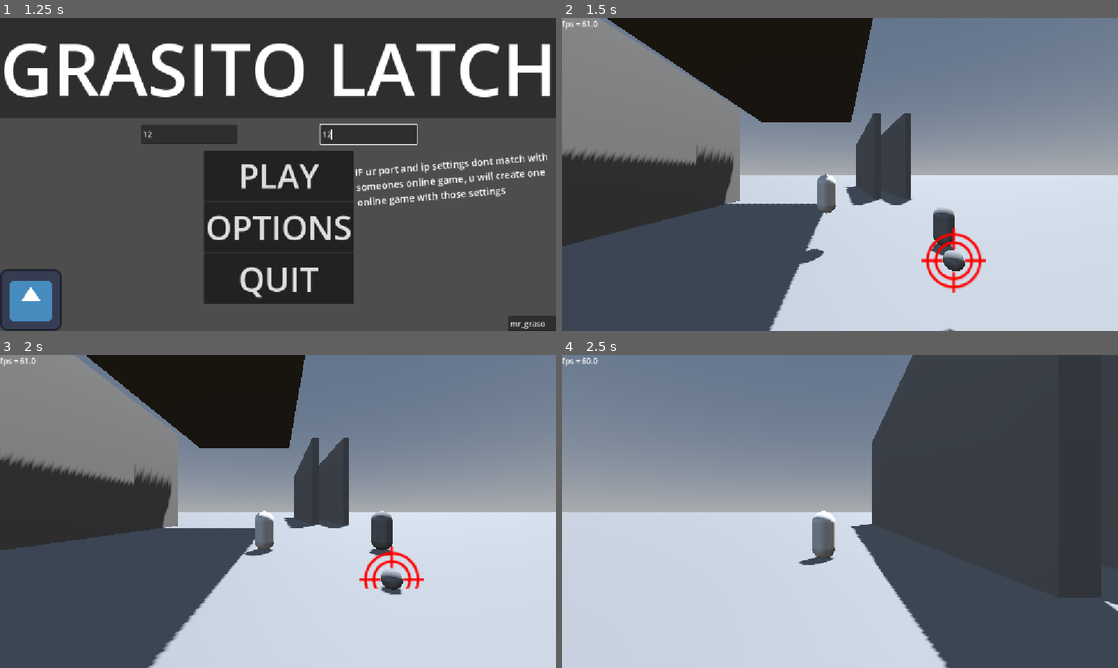
Above: before the commit, frames 1-4 (two rows, left to right).
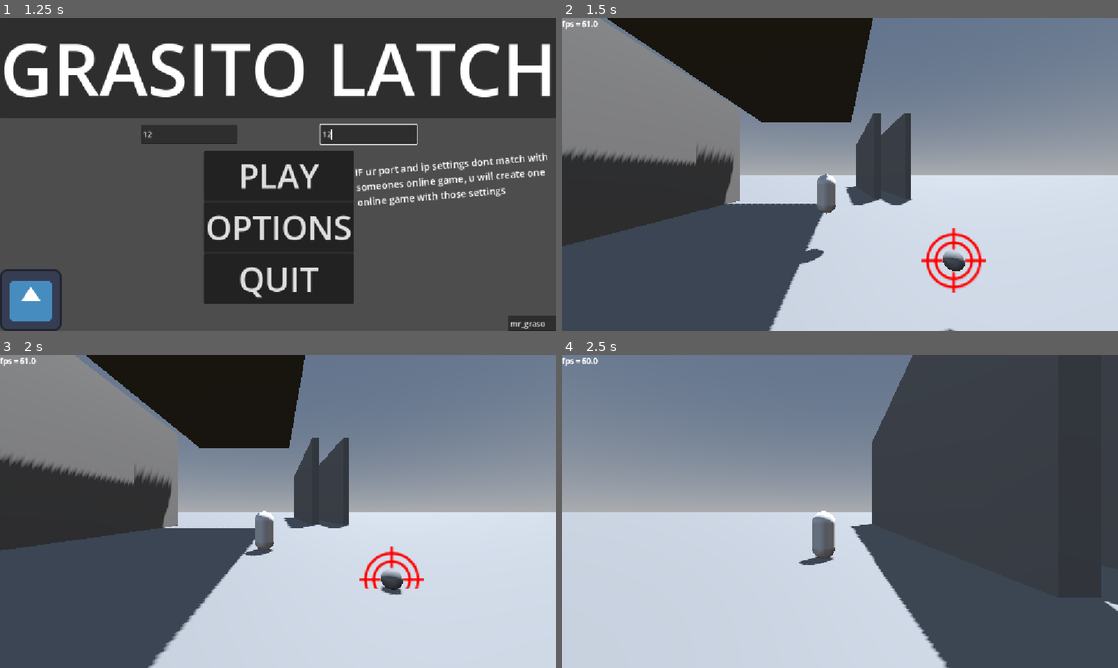
Above: after the commit, the same moments.

Repository: mrgarso/azure-latch
Game: Godot game, scene res://scenes/main_menu.tscn
Two runs of this game, one before a commit and one after it. Both use one fixed random seed, a clock stepped at 60 frames per second and the inputs below. The engine's default icon, where the game draws it, is replaced by a stand-in: a white triangle on a blue panel in a dark square.
Inputs (mouse positions are in pixels of both pictures, inside the frame that each line leads up to):
- Up to frame 1 (1.25 s): click (189, 133) at 0.52 s; type "12" at 0.6 s; click (366, 133) at 0.75 s; type "12" at 0.83 s
- Up to frame 2 (1.5 s): click "PLAY" at 1.25 s
- Up to frame 3 (2 s): no input
- Up to frame 4 (2.5 s): tap Enter at 2 s; move the mouse to (962, 495) at 2.02 s; tap 1 (1) at 2.1 s; tap A (a) at 2.3 s

Frame 1 is identical in both runs. In frame 2, 0.5% of the frame differs, in the area x 0-71%, y 0-76%; in frame 3, 0.5%, in the area x 0-71%, y 0-65%; in frame 4, less than 0.1%.

Commit message:
implementacion dummy y diferencia de controles muy cavernicola

Diff:
--- a/scenes/map.tscn
+++ b/scenes/map.tscn
@@ -2,6 +2,7 @@
 
 [ext_resource type="Script" uid="uid://ccpf84d3amc5" path="res://scripts/map.gd" id="1_paxxb"]
 [ext_resource type="PackedScene" uid="uid://digb62ssmrr0e" path="res://scenes/ball.tscn" id="2_paxxb"]
+[ext_resource type="PackedScene" uid="uid://cqi7fxayfxs8i" path="res://scenes/player.tscn" id="3_gldc4"]
 
 [sub_resource type="ProceduralSkyMaterial" id="ProceduralSkyMaterial_4xfga"]
 sky_horizon_color = Color(0.66224277, 0.6717428, 0.6867428, 1)
@@ -25,8 +26,6 @@
 
 [sub_resource type="BoxShape3D" id="BoxShape3D_paxxb"]
 size = Vector3(1, 13.311829, 33.120728)
-
-[sub_resource type="CapsuleMesh" id="CapsuleMesh_g4v7s"]
 
 [node name="map" type="Node3D" unique_id=1095926456]
 script = ExtResource("1_paxxb")
@@ -88,9 +87,9 @@
 transform = Transform3D(-4.371139e-08, 1, 0, -0.93336844, -4.079883e-08, 0.35891968, 0.35891968, 1.5688878e-08, 0.93336844, -6.9419518, 5.072592, 26.205755)
 shape = SubResource("BoxShape3D_paxxb")
 
-[node name="MeshInstance3D" type="MeshInstance3D" parent="." unique_id=1356407303]
-transform = Transform3D(1, 0, 0, 0, 1, 0, 0, 0, 1, 6, 1, 0)
-mesh = SubResource("CapsuleMesh_g4v7s")
-
 [node name="ball" parent="." unique_id=1393979680 instance=ExtResource("2_paxxb")]
 transform = Transform3D(1, 0, 0, 0, 1, 0, 0, 0, 1, 3.5898635, 1.8970218, 5.237695)
+
+[node name="player" parent="." unique_id=1029011470 instance=ExtResource("3_gldc4")]
+transform = Transform3D(1, 0, 0, 0, 1, 0, 0, 0, 1, 19.626486, 3.0537367, 0)
+mode = "dummy"
--- a/scripts/camera_3d.gd
+++ b/scripts/camera_3d.gd
@@ -13,15 +13,18 @@
 	if fov_changers:
 		pass
 	if Input.is_action_just_pressed("shift"):
+		if player.mode != "player": return
 		if Input.mouse_mode == Input.MOUSE_MODE_CAPTURED:
 			Input.mouse_mode = Input.MOUSE_MODE_VISIBLE
 		else:
 			Input.mouse_mode = Input.MOUSE_MODE_CAPTURED
 
 func _ready() -> void:
+	current = (player.mode == "player")
 	spring_arm_3d.spring_length = initial_spring_distance
 
 func invert_shift_lock():
+	if player.mode != "player": return
 	if Input.mouse_mode == Input.MOUSE_MODE_CAPTURED:
 		Input.mouse_mode = Input.MOUSE_MODE_VISIBLE
 	else:
@@ -30,5 +33,5 @@
 
 func _input(event: InputEvent) -> void:
 	if event is InputEventMouseMotion and Input.mouse_mode == Input.MOUSE_MODE_CAPTURED:
-		spring_arm_3d.rotation.x -= event.relative.y * sens
-		player.rotation.y -= event.relative.x * sens
+		spring_arm_3d.rotation.x -= (event.relative.y * sens) * (int(player.mode == "player"))
+		player.rotation.y -= (event.relative.x * sens) * (int(player.mode == "player"))
--- a/scripts/player.gd
+++ b/scripts/player.gd
@@ -1,6 +1,7 @@
 extends CharacterBody3D
 class_name Player
 
+@export_enum("player", "dummy") var mode := "player"
 @export var speed := 20.0
 @export var accel := 10.0
 @export var frict := 10.0
@@ -56,9 +57,9 @@
 	if using_move:
 		direction = Vector2(impulse_sum.x, impulse_sum.z)
 	elif can_move:
-		direction = Input.get_vector("a", "d", "w", "s") + (Vector2(override_impulse_sum.x, override_impulse_sum.z))
+		direction = (Input.get_vector("a", "d", "w", "s") * int(mode == "player")) + (Vector2(override_impulse_sum.x, override_impulse_sum.z))
 		if is_on_floor() and Input.is_action_pressed("space"):
-			velocity.y = jump_speed
+			velocity.y = (jump_speed) * int(mode == "player")
 
 	movement = ((direction.x * sides) + (direction.y * forw)) * current_speed
 	if direction:
--- a/scripts/skills/Isagi_moves/isagi_moves.gd
+++ b/scripts/skills/Isagi_moves/isagi_moves.gd
@@ -4,7 +4,7 @@
 @export var player: Player
 
 func _unhandled_input(event: InputEvent) -> void:
-	if !player.using_move:
+	if !player.using_move and player.mode == "player":
 		if Input.is_action_just_pressed("1"):
 			trigger("MOVE_1")
 
--- a/scripts/skills/movement.gd
+++ b/scripts/skills/movement.gd
@@ -3,7 +3,7 @@
 @onready var player :Player= $".."
 
 func _unhandled_key_input(event: InputEvent) -> void:
-	if !player.using_move:
+	if !player.using_move and player.mode == "player":
 		if Input.is_action_just_pressed("e"):
 			var dir := Input.get_axis("a","d")
 			if dir == 0:
